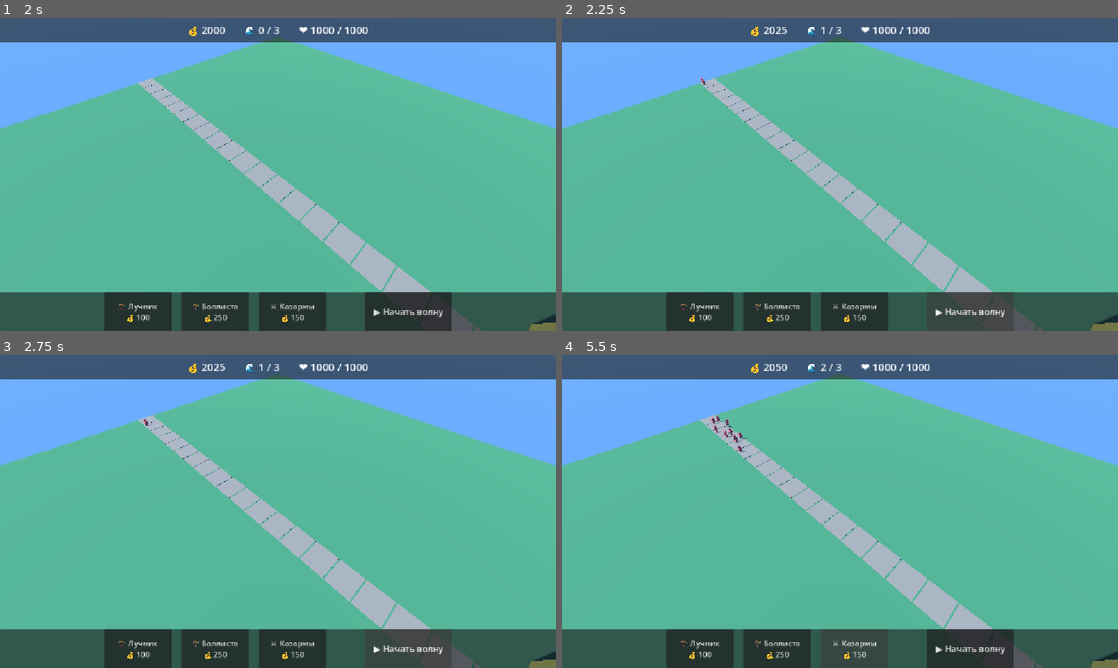
Above: before the commit, frames 1-4 (two rows, left to right).
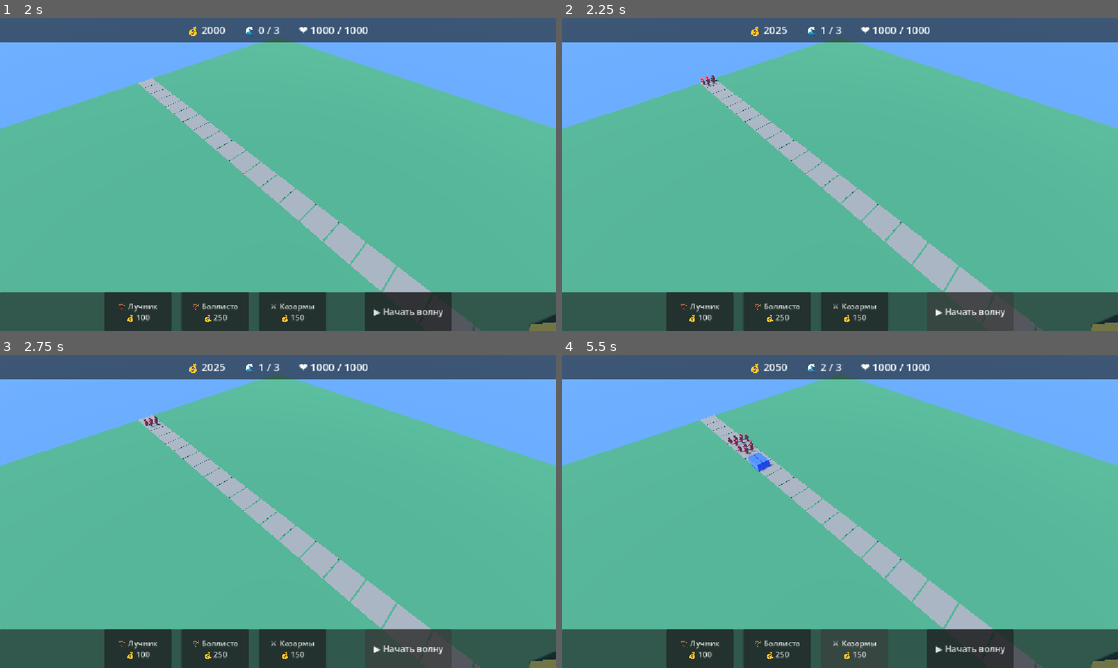
Above: after the commit, the same moments.

Repository: MAQHASKER/tower-defense
Game: Godot game, scene res://scenes/MainMenu.tscn
The game is run twice, just before and just after one commit, with the same random seed, the same clock (stepped at 60 frames per second) and the same inputs.
Inputs:
- Up to frame 1 (2 s): click "▶ Начать игру" at 0.5 s; click "Этап 1 — Деревня" at 1.25 s
- Up to frame 2 (2.25 s): click "▶ Начать волну" at 2 s
- Up to frame 3 (2.75 s): no input
- Up to frame 4 (5.5 s): click "▶ Начать волну" at 2.75 s; click "🏹 Лучник 💰 100" at 3.5 s; click "🏹 Баллиста 💰 250" at 4.25 s; click "⚔️ Казармы 💰 150" at 5 s

Frame 1 is identical in both runs. In frame 2, less than 0.1% of the frame differs, in the area x 25-29%, y 18-22%; in frame 3, less than 0.1%; in frame 4, 0.4%, in the area x 26-38%, y 19-38%.

Commit message:
Спавн пачками: группа врагов появляется в одной клетке целиком
- Размер пачки = размер раскладки в клетке (Enemy.get_slot_count):
  9 гоблинов, 3 всадника, 2 огра
- Внутри пачки враги создаются в одном кадре, поэтому сразу встают
  формацией в одной клетке и идут группой, а не растягиваются по пути
- SPAWN_INTERVAL заменён на PACK_INTERVAL (пауза между пачками)
- Счётчик слотов сбрасывается перед каждой пачкой, чтобы блок лёг ровно

Diff:
--- a/scripts/WaveSpawner.gd
+++ b/scripts/WaveSpawner.gd
@@ -4,7 +4,7 @@
 const StageLoader := preload("res://scripts/StageLoader.gd")
 
 const WAVE_INTERVAL := 15.0   # для теста 15 сек (в дизайне 30)
-const SPAWN_INTERVAL := 0.8   # задержка между врагами внутри волны
+const PACK_INTERVAL := 2.0    # пауза между пачками внутри волны
 const EARLY_START_BONUS := 25
 
 var _waves: Array = []
@@ -35,9 +35,9 @@
 	if _waves.is_empty():
 		push_error("Этап %d не найден или в нём нет волн" % stage_id)
 		return
-	for wave in _waves:
-		for entry in wave.enemies:
-			_total_enemies += entry.count
+	for wave: Dictionary in _waves:
+		for entry: Dictionary in wave.enemies:
+			_total_enemies += int(entry.get("count", 0))
 
 func _process(delta: float) -> void:
 	_time += delta
@@ -56,11 +56,24 @@
 	GameManager.next_wave()
 	_spawn_wave_async(_waves[index])
 
+# Враги выходят пачками. Размер пачки = размер раскладки в клетке, поэтому
+# группа сразу занимает клетку целиком: 9 гоблинов, 3 всадника, 2 огра.
+# Внутри пачки враги появляются в одном кадре — иначе они растянутся
+# по пути и группы не будет видно.
 func _spawn_wave_async(wave: Dictionary) -> void:
-	for entry in wave.enemies:
-		for i in range(entry.count):
-			_spawn_enemy(entry.type)
-			await get_tree().create_timer(SPAWN_INTERVAL).timeout
+	for entry: Dictionary in wave.enemies:
+		var enemy_type: String = String(entry.get("type", "goblin"))
+		var pack_size: int = int(max(1, Enemy.get_slot_count(enemy_type)))
+		var remaining: int = int(entry.get("count", 1))
+		while remaining > 0:
+			var in_pack: int = int(min(pack_size, remaining))
+			# счётчик слотов с нуля — пачка ложится ровным блоком
+			_slot_counters[enemy_type] = 0
+			for i in range(in_pack):
+				_spawn_enemy(enemy_type)
+			remaining -= in_pack
+			if remaining > 0:
+				await get_tree().create_timer(PACK_INTERVAL).timeout
 
 func _spawn_enemy(enemy_type: String) -> void:
 	var enemy := Enemy.new()
Binary file added: docs/screenshots/goblin-pack-spawn.png
